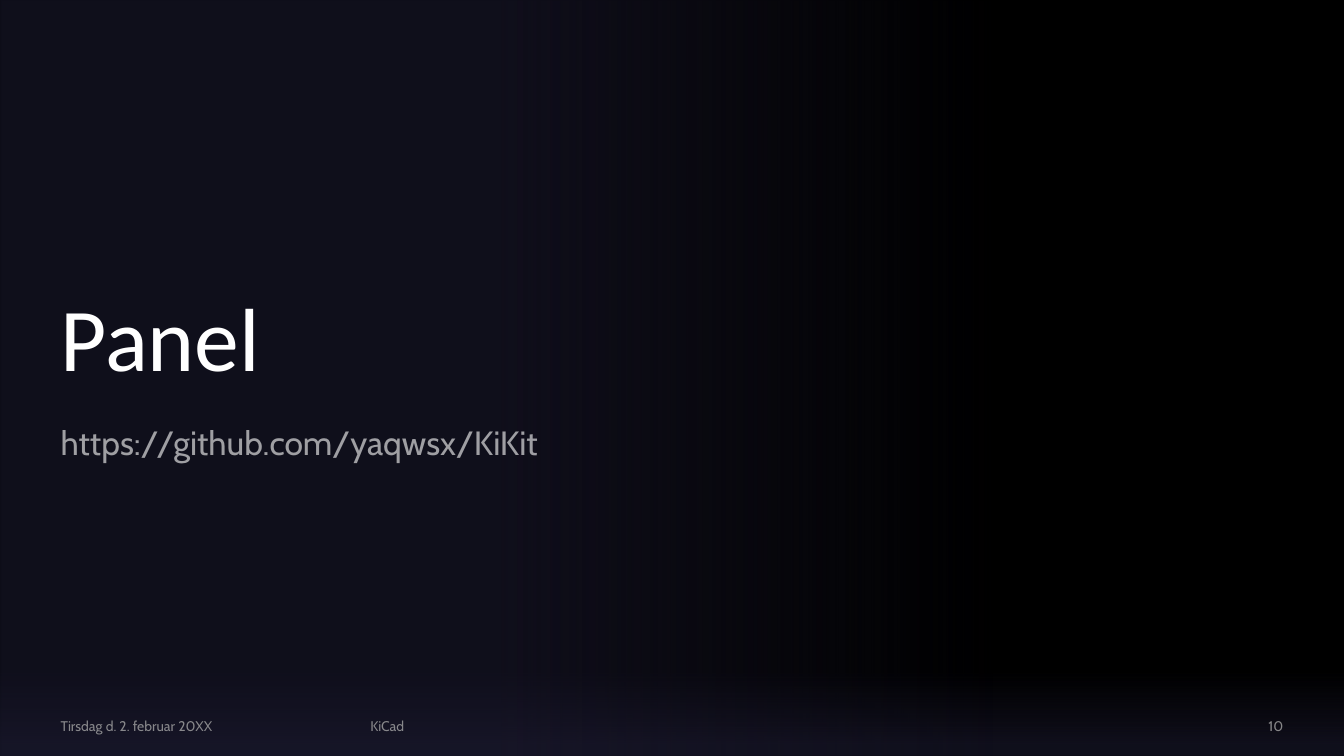
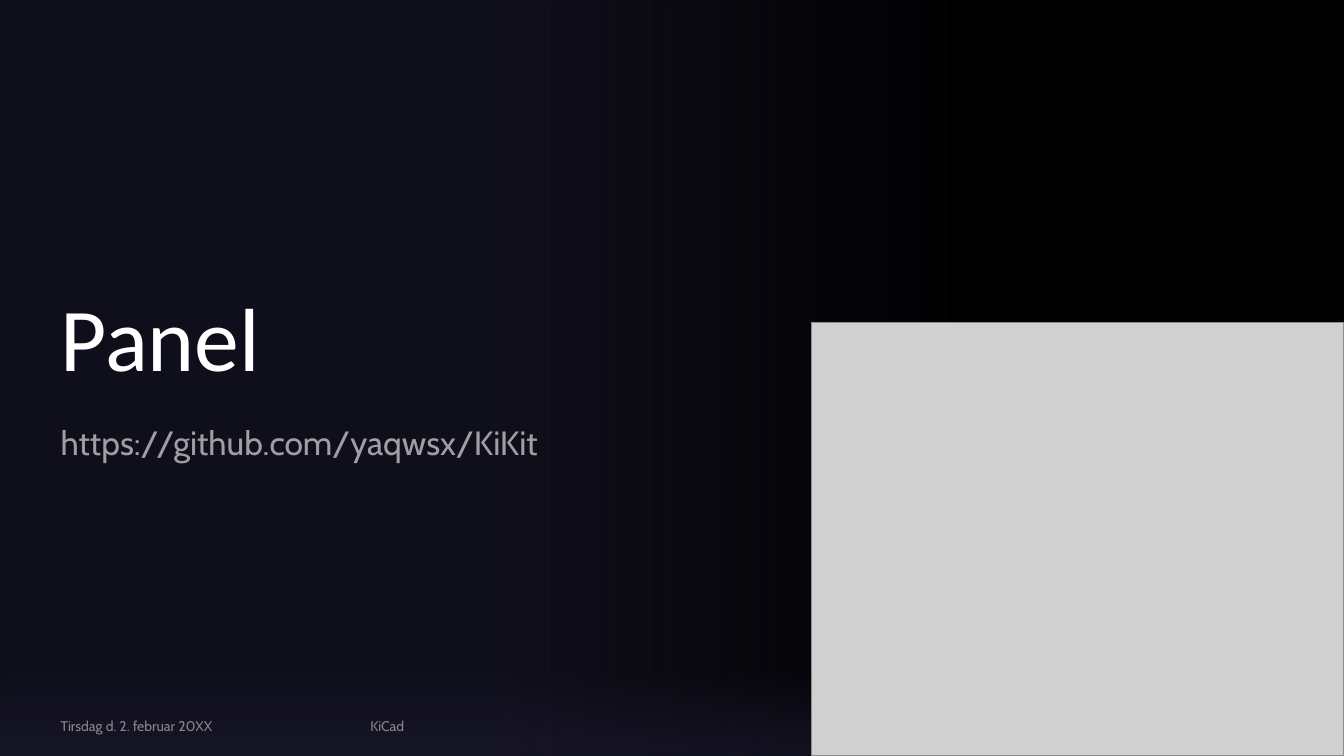
Before and after one commit to IDASeminar/KicadVsOrcad, a slide deck: slide 10 of Kicad 6.pptx. Drawn at 1344x756 pixels with LibreOffice and Linux fonts; fonts in the diff are those of the drawing; grey boxes stand for pictures; background and template pictures are left out. Boxes give left, top, right and bottom in pixels: in the first picture for what was removed or moved away, otherwise in the second. Text is boxed around its words. In the diff, an @@ line names an element or a change of style, - is before the commit and + after.

Commit message:
powerpoint update

```diff
--- a/Kicad 6.pptx
+++ b/Kicad 6.pptx
@@ picture added at bbox=[812, 323, 1344, 756] @@
@@ page number removed at bbox=[1268, 721, 1283, 731] @@
-10
```
Also in this commit, not shown: 1 other slide changed, 4 other files.
